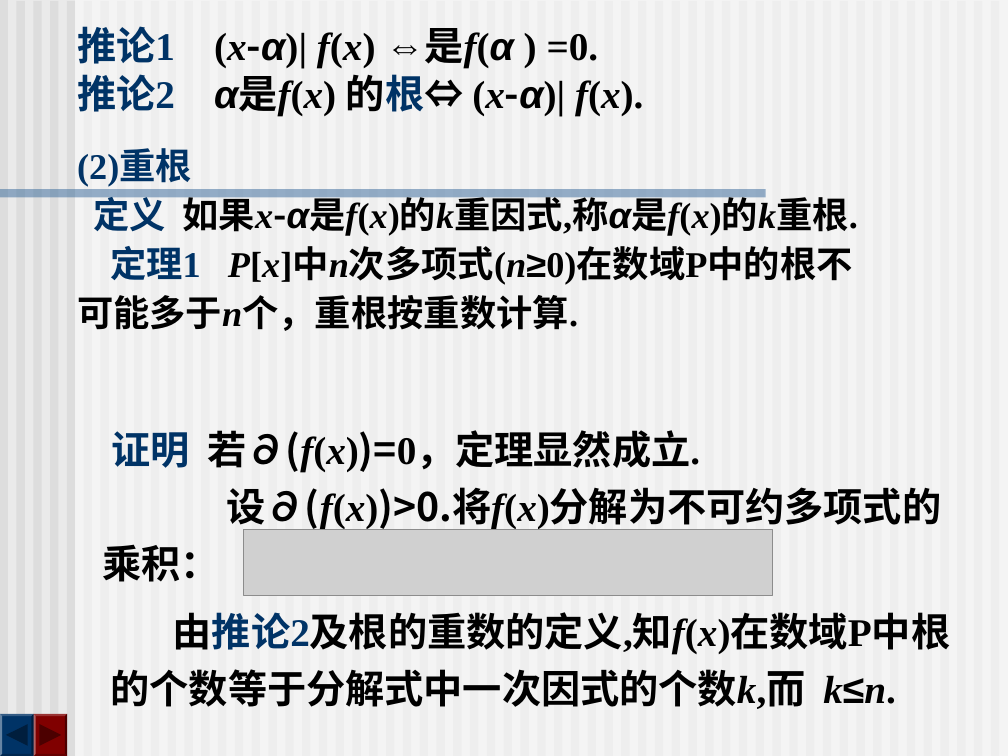
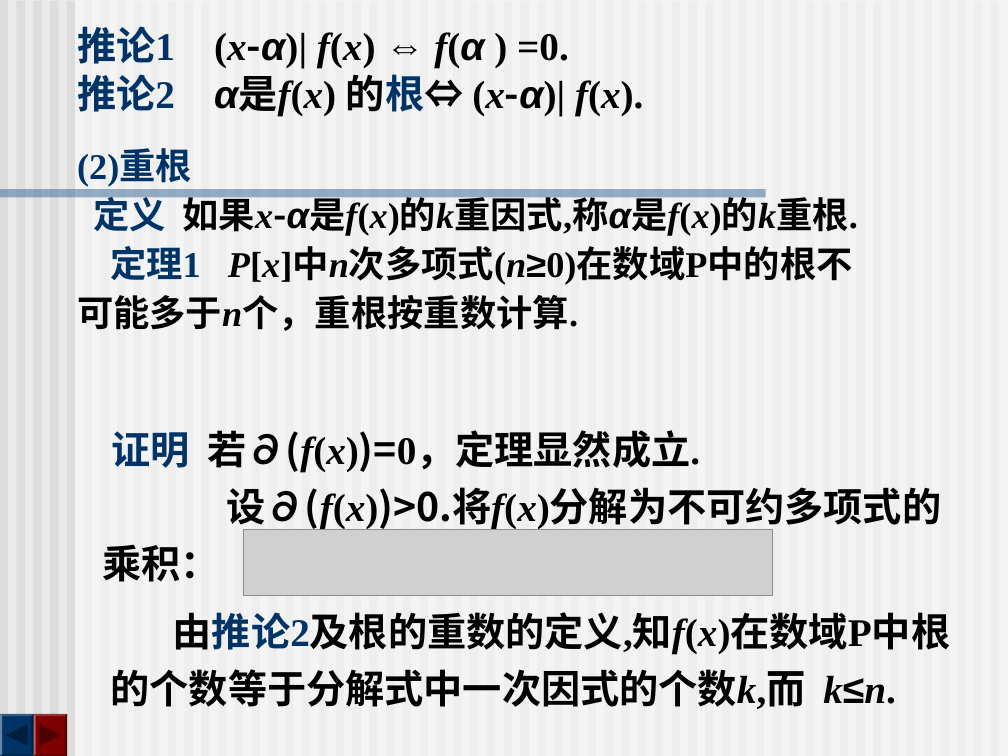
Before and after one commit to zhangbiaomath/zhangbiaomath.github.io, a slide deck: slide 79 of teaching/gaodai/课件/第1章-多项式.ppt. Drawn at 1008x756 pixels with LibreOffice and Linux fonts; fonts in the diff are those of the drawing; grey boxes stand for pictures. Boxes give left, top, right and bottom in pixels: in the first picture for what was removed or moved away, otherwise in the second. Text is boxed around its words. In the diff, an @@ line names an element or a change of style, - is before the commit and + after.

```diff
--- a/teaching/gaodai/课件/第1章-多项式.ppt
+++ b/teaching/gaodai/课件/第1章-多项式.ppt
@@ title at (x1=77, y1=26, x2=643, y2=116): text changed @@
-推论1 (x-α)| f(x) ⇔是f(α ) =0.
-推论2 α是f(x) 的根⇔ (x-α)| f(x).
+推论1 (x-α)| f(x) ⇔ f(α ) =0.
+推论2 α是f(x) 的根⇔ (x-α)| f(x).
```
Also in this commit, not shown: 1 other slide changed, 3 slides removed, 3 other files.
